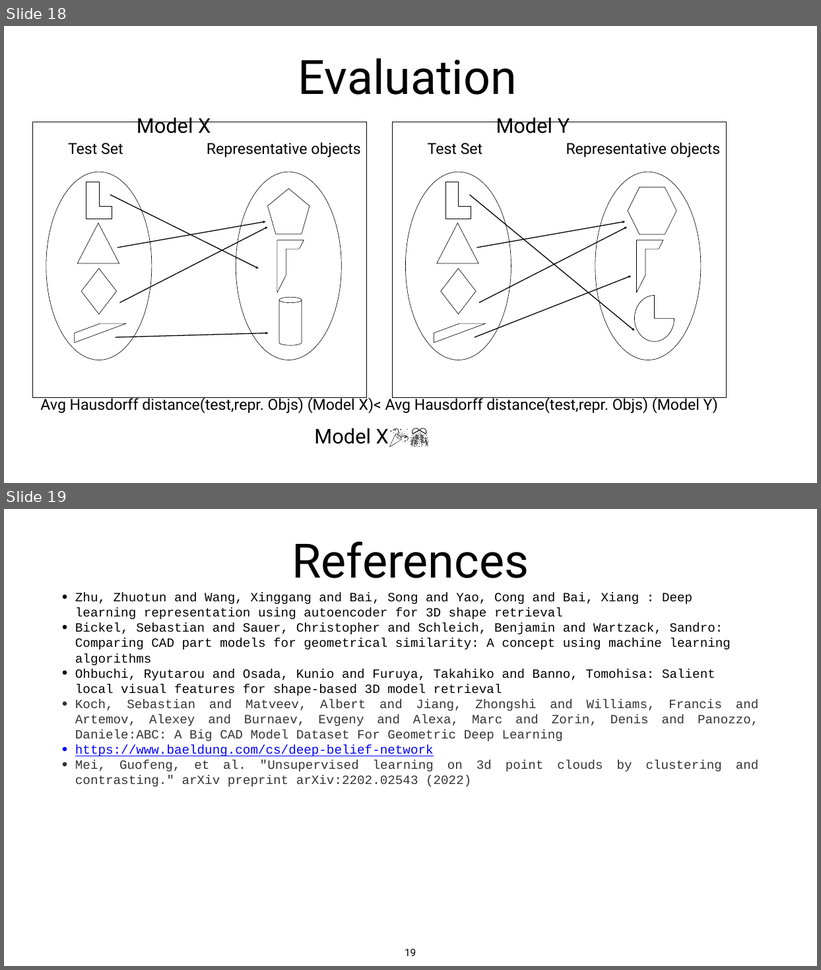
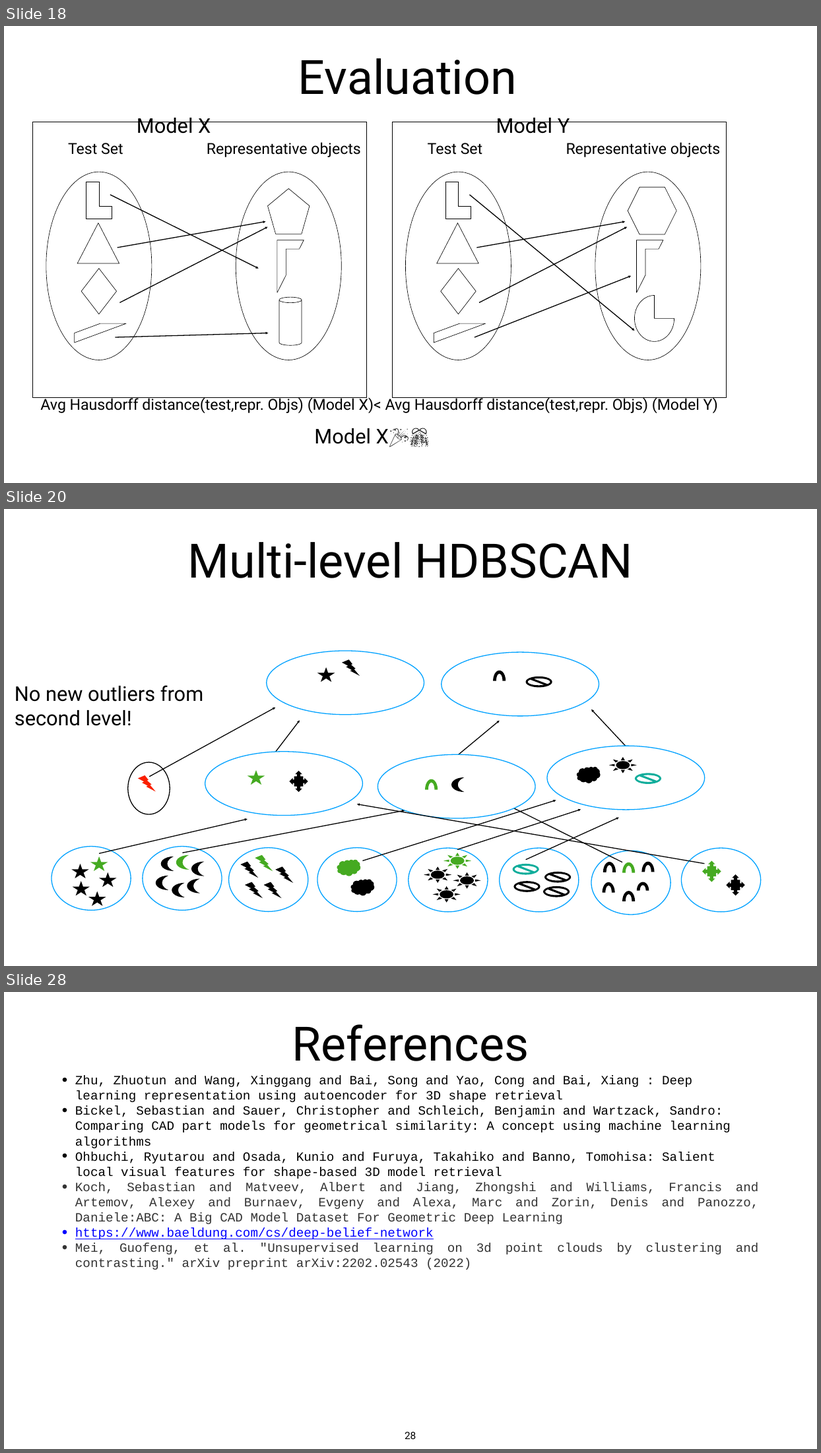
Before and after one commit to snehabanerjee2017/Thesis-Documentation, a slide deck: workshop_presentation.pptx. Shown one above the other, each under a label of ours: slides 18 and 19 before the commit, slides 18, 20 and 28 after it; the slides between them are not shown. The pictures are 821x970 and 821x1453 pixels, drawn with LibreOffice and Linux fonts; fonts in the diff are those of the drawing. Boxes give left, top, right and bottom in pixels: in the first picture for what was removed or moved away, otherwise in the second. Text is boxed around its words. In the diff, an @@ line names an element or a change of style, - is before the commit and + after.

```diff
--- a/workshop_presentation.pptx
+++ b/workshop_presentation.pptx
@@ slide 20 added at box(4, 509, 817, 966), background #FFFFFF @@
@@ title added at box(188, 542, 633, 578), 112 pt, text #000000 @@
+Multi-level HDBSCAN
@@ text added at box(15, 685, 203, 726), 48 pt, text #000000 @@
+No new outliers from second level!
@@ group added at box(149, 651, 646, 777): 4 arrows, 2 ellipses, 1 star, 1 lightning bolt, 1 arch (boxed as its full ring), 1 no-entry sign @@
@@ ellipse added at box(128, 762, 170, 815), fill #FFFFFF, outline #000000 2 pt @@
@@ group added at box(99, 746, 705, 864): 7 arrows, 3 ellipses, 1 no-entry sign, 1 lightning bolt, 1 star, 1 quad arrow callout, 1 cloud, 1 sun, 1 arch (boxed as its full ring), 1 moon @@
@@ group added at box(52, 846, 761, 915): 8 ellipses, 6 moons, 6 arch (boxed as its full ring)s, 5 stars, 5 lightning bolts, 4 suns, 4 no-entry signs, 2 clouds, 2 quad arrow callouts @@
@@ what was slide 19 is now slide 28 @@
@@ page number at box(405, 1432, 416, 1439): text changed @@
-19
+28
```
Also in this commit, not shown: 8 other slides added.
